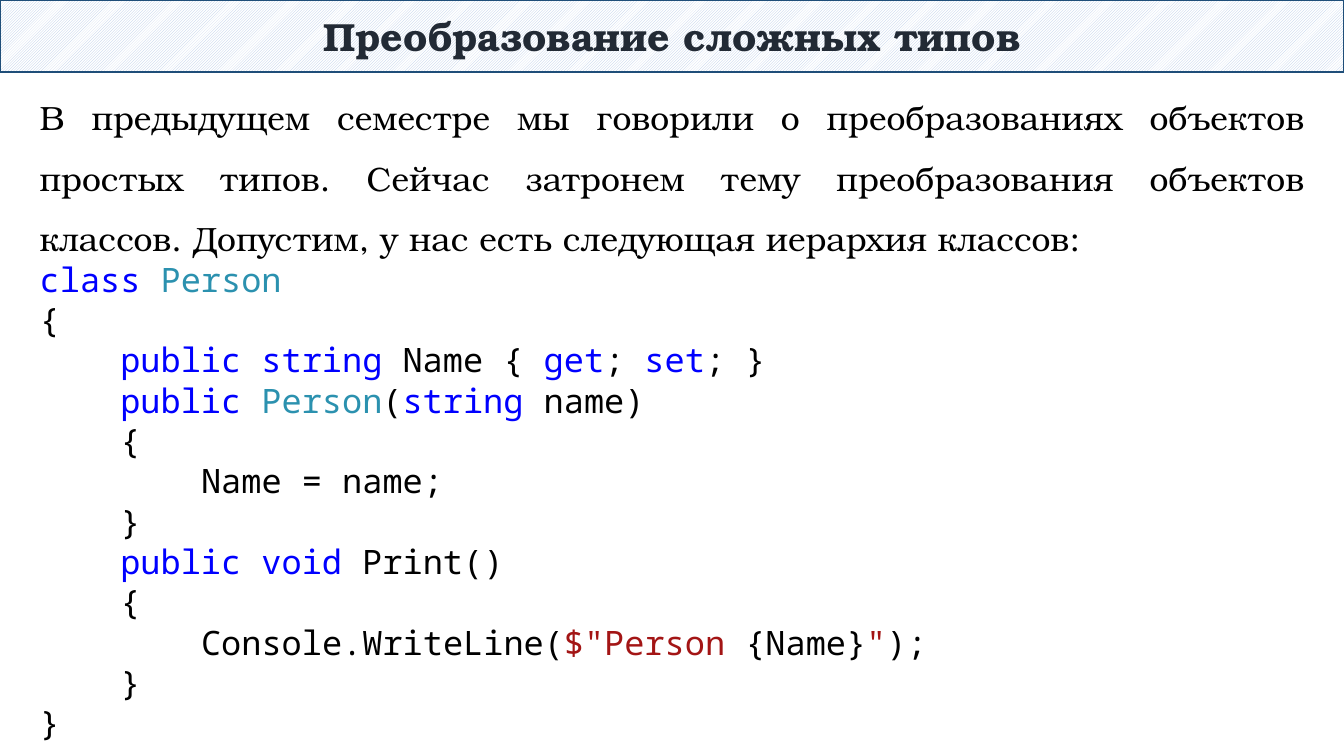
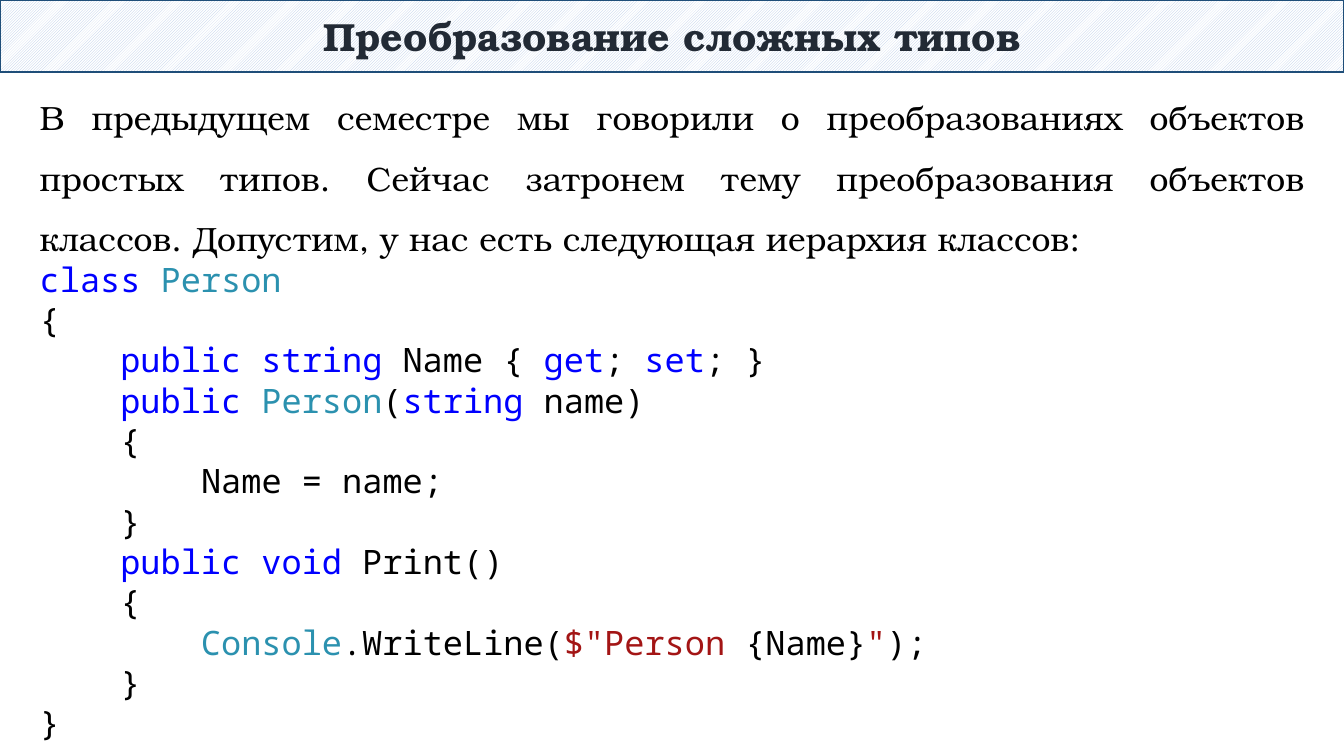
Before and after one commit to DaniilKlyukin/ITiP-2, a slide deck: slide 10 of Лекции/ИТиП 2 лек 3.pptx. Drawn at 1344x756 pixels with LibreOffice and Linux fonts; fonts in the diff are those of the drawing. Boxes give left, top, right and bottom in pixels: in the first picture for what was removed or moved away, otherwise in the second. Text is boxed around its words. In the diff, an @@ line names an element or a change of style, - is before the commit and + after.

```diff
--- a/Лекции/ИТиП 2 лек 3.pptx
+++ b/Лекции/ИТиП 2 лек 3.pptx
@@ text at [201,629,926,661]: text colour #000000 to #2B91AF in "Console.WriteLine($"Person" @@
```
Also in this commit, not shown: 9 other files.
